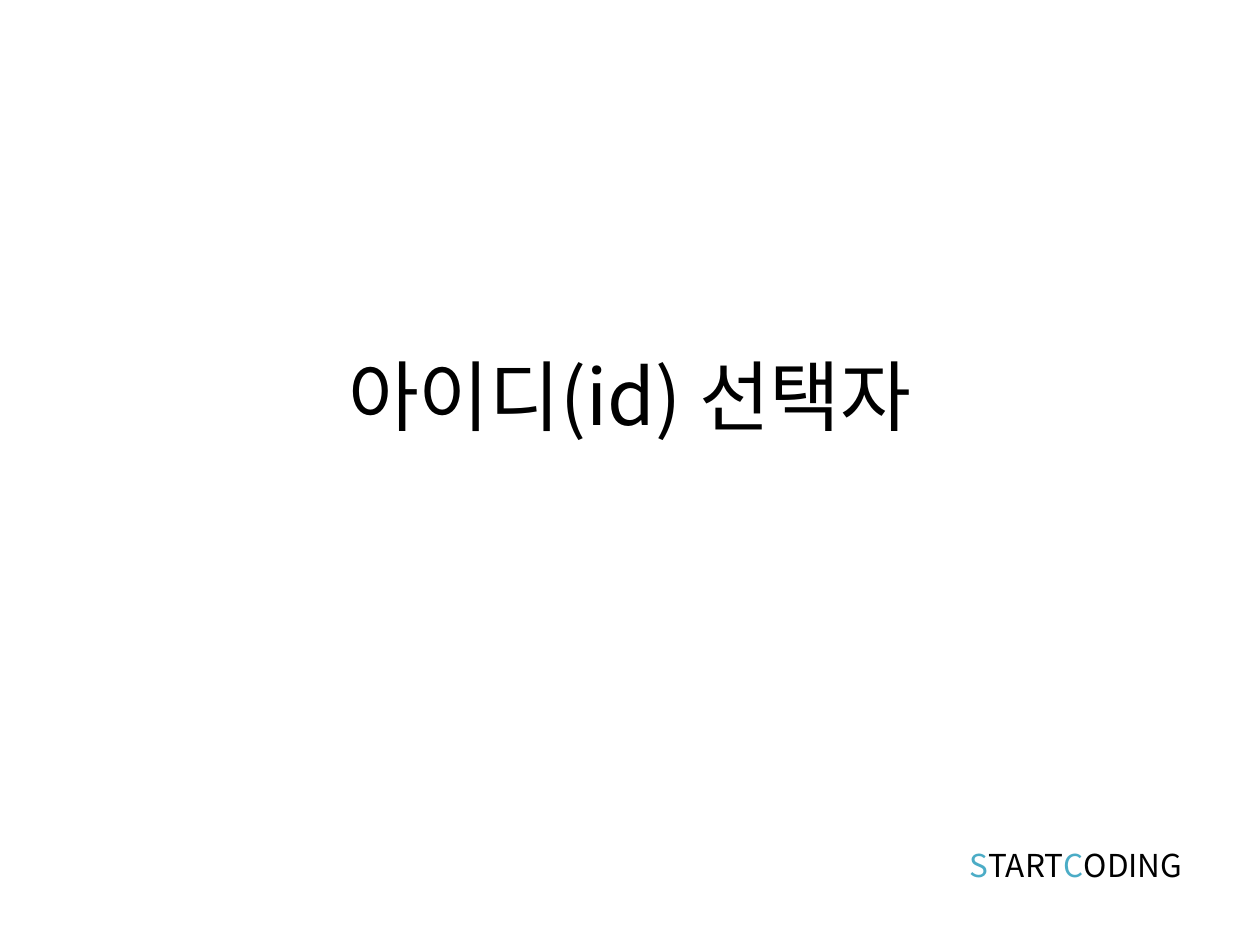
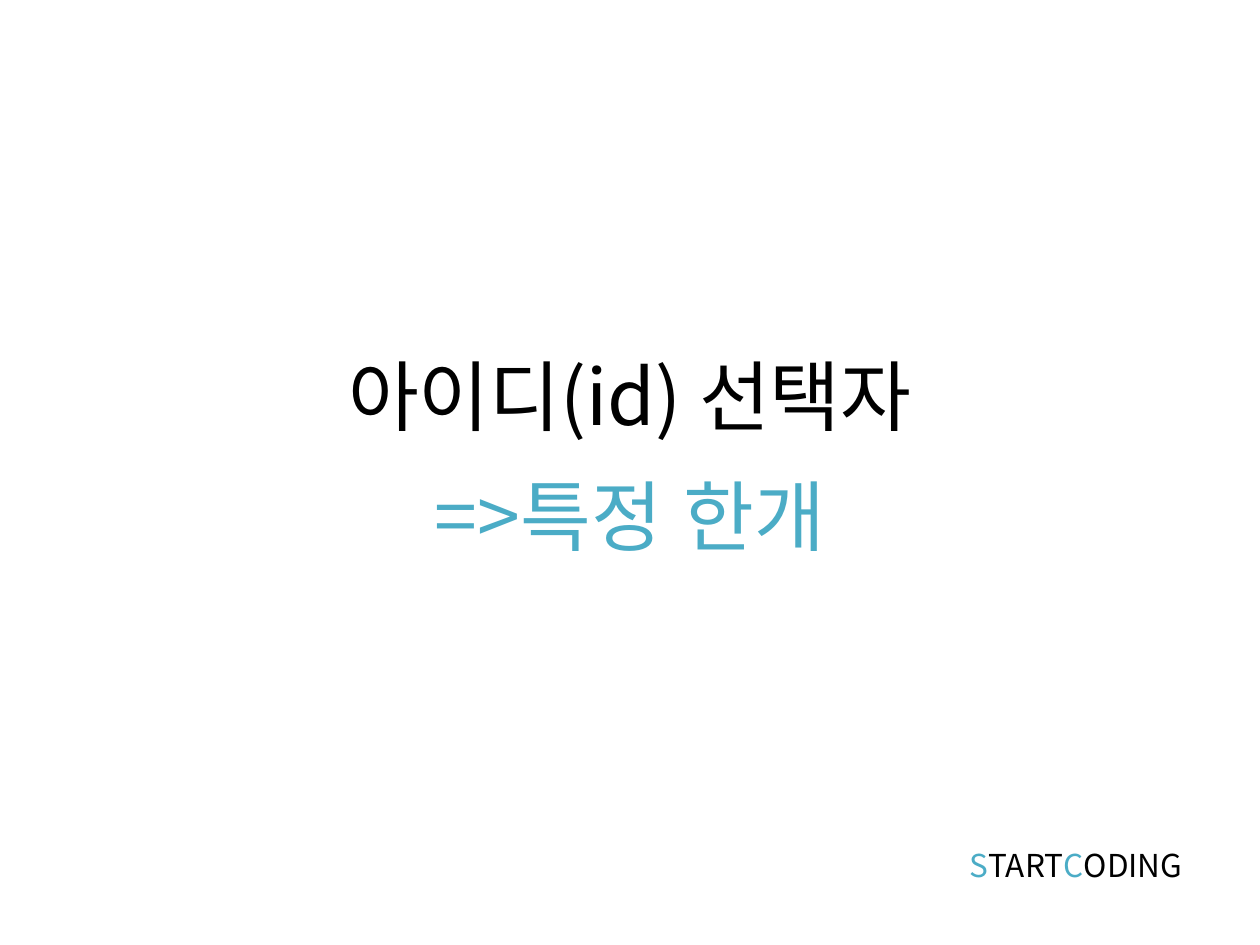
Before and after one commit to kwonkijun/web, a slide deck: slide 6 of 프론트엔드기초(PPT)/CSS3 2강_CSS 셀렉터.pptx. Drawn at 1260x945 pixels with LibreOffice and Linux fonts; fonts in the diff are those of the drawing. Boxes give left, top, right and bottom in pixels: in the first picture for what was removed or moved away, otherwise in the second. Text is boxed around its words. In the diff, an @@ line names an element or a change of style, - is before the commit and + after.

```diff
--- a/프론트엔드기초(PPT)/CSS3 2강_CSS 셀렉터.pptx
+++ b/프론트엔드기초(PPT)/CSS3 2강_CSS 셀렉터.pptx
@@ text added at (435, 481, 825, 551), 44 pt, text #4BACC6 @@
+=>특정 한개
```
Also in this commit, not shown: 9 other slides changed, 29 other files.
